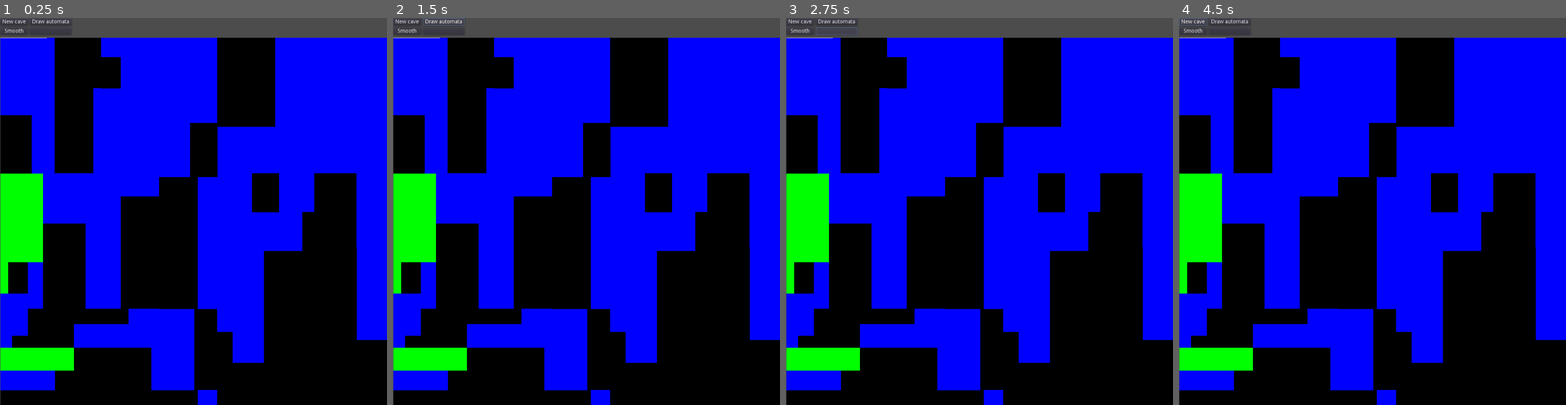
Above: before the commit, frames 1-4 (left to right).
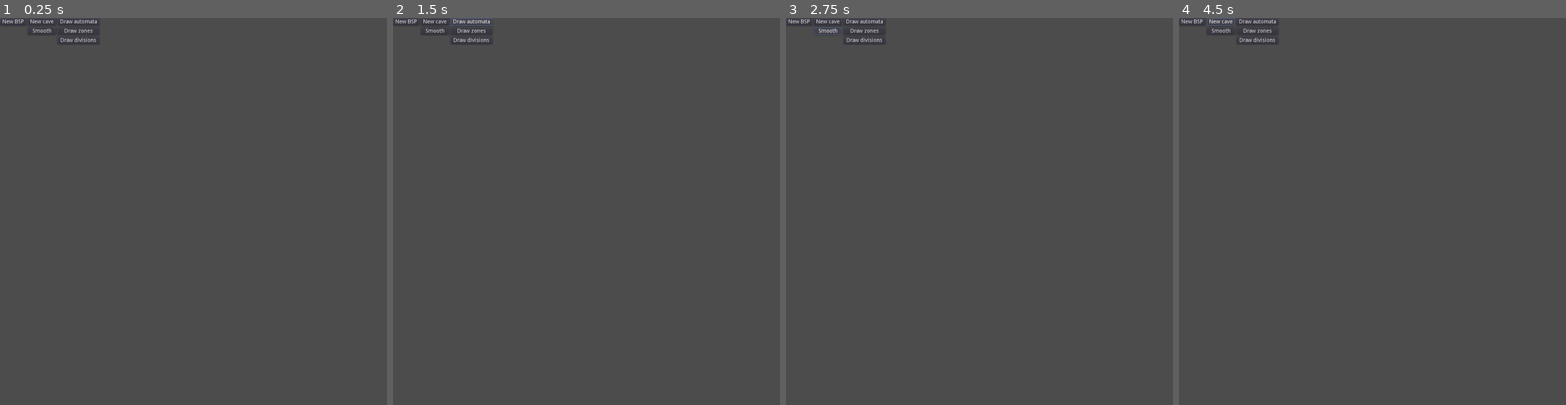
Above: after the commit, the same moments.

Repository: EpEpDragon/Project-Almond
Game: Godot game, scene res://WorldGen/WorldGen.tscn
The game is run twice, just before and just after one commit, with the same random seed, the same clock (stepped at 60 frames per second) and the same inputs. Before the commit the project starts from res://WorldGen/WorldGenTesting.tscn.
Inputs (mouse positions are in pixels of both pictures, inside the frame that each line leads up to):
- Up to frame 1 (0.25 s): no input
- Up to frame 2 (1.5 s): click "Smooth" at 0.5 s; click "Draw automata" at 1.25 s
- Up to frame 3 (2.75 s): click (836, 29) at 2.02 s
- Up to frame 4 (4.5 s): click (1256, 29) at 2.75 s, where only the run after the commit has a clickable "Draw zones"; click (1256, 41) at 3.5 s, where only the run after the commit has a clickable "Draw divisions"; click "New cave" at 4.25 s

The runs differ from the first frame. In frame 1, 95% of the frame differs, in the area x 0-100%, y 0-100%; in frame 2, 95%; in frame 3, 95%; in frame 4, 95%.

Commit message:
Clean
Cleaning of cave generator

Diff:
--- /dev/null
+++ b/3DProcGen.tscn
@@ -0,0 +1,3 @@
+[gd_scene format=2]
+
+[node name="Spatial" type="Spatial"]
--- a/WorldGen/BSP.gd
+++ b/WorldGen/BSP.gd
@@ -1,20 +1,15 @@
 extends Node2D
+
+onready var worldSize = $"..".worldSize
+onready var max_room_size = $"..".max_room_size
+
 var world_root = Vector2(0,0)
-var worldSize = Vector2(1200,1000)
-var max_room_size = 100000;
 var world = []
-var rand = RandomNumberGenerator.new()
-var chunkDraw = 0;
-var vec1 = Vector2(1,1)
+var rand : RandomNumberGenerator
 var tree_size = 0
 
-var drawMode = ["type", ""]
-
 func _ready():
-
-	rand.seed = 666
-	build()
-	print("fin")
+	rand = $"..".rand
 
 func build():
 	world.resize(1)
@@ -108,40 +103,3 @@
 		else:
 			world[node].type = "structure"
 	return
-
-func _input(event):
-	if event.is_action_released("drawNextChunk"):
-		chunkDraw += 1
-		update()
-	if event.is_action_released("drawPreviousChunk"):
-		chunkDraw -= 1
-		update()
-	if event.is_action_released("newMap"):
-		build()
-		update()
-		print("NBew")
-	if event.is_action_released("drawBSP"):
-		if drawMode[1] == "bsp":
-			drawMode[1] = "0"
-		else:
-			drawMode[1] = "bsp"
-		update()
-	if event.is_action_released("drawZone"):
-		if drawMode[0] == "type":
-			drawMode[0] = "0"
-		else:
-			drawMode[0] = "type"
-		update()
-
-func _draw():
-	for chunk in world:
-		if chunk:
-			if drawMode[0] == "type":
-				if chunk.type == "cave":
-					draw_rect(Rect2(chunk.origin + vec1, chunk.size + vec1), Color(0,0,1))
-				elif chunk.type == "structure":
-					draw_rect(Rect2(chunk.origin + vec1, chunk.size + vec1), Color(0,1,0))
-				else:
-					draw_rect(Rect2(chunk.origin + vec1, chunk.size + vec1), Color(0,0,0))
-			if chunk.type != "chunk" && drawMode[1] == "bsp":
-				draw_rect(Rect2(chunk.origin + vec1, chunk.size + vec1), Color(1,0,0), false)
--- a/WorldGen/CellularAutomata.gd
+++ b/WorldGen/CellularAutomata.gd
@@ -1,26 +1,22 @@
 extends Node2D
 
-var tile = Vector2(10,10)
+onready var tile = $"..".tileSize
+onready var BSP = $"../BSP"
+
+export var fillChance = 0.56
 var worldX
 var worldY
 var rand : RandomNumberGenerator
 var worldCurrent = []
-export var fillChance = 0.5
-var BSP
-var vec1 = Vector2(1,1)
-var draw
 
 func _ready():
-	BSP = get_tree().get_root().get_node("Node2D/BSP")
-	worldX = BSP.worldSize.x/10
-	worldY = BSP.worldSize.y/10
-
-	rand = RandomNumberGenerator.new()
-	rand.seed = 45645
-	prepWorld()
+	rand = $"..".rand
 
 func prepWorld():
 	#World current
+	worldX = BSP.worldSize.x/tile.x
+	worldY = BSP.worldSize.y/tile.y
+
 	worldCurrent.resize(worldY)
 	for y in worldY:
 		worldCurrent[y] = []
@@ -32,15 +28,12 @@
 	var treeSize = BSP.tree_size
 	var world = BSP.world
 
-	var children = 0;
 	if node*2+1 <= treeSize:
 		if world[node*2+1]:
 			randomizeZones(node*2+1)
-			children += 1
 	if node*2+2 <= treeSize:
 		if world[node*2+2]:
 			randomizeZones(node*2+2)
-			children += 1
 	if world[node].type == "cave":
 		randomizeRect(world[node].origin, world[node].size)
 	return
@@ -95,30 +88,3 @@
 			worldCurrent[y][x] = 1
 		elif neighbours < 4:
 			worldCurrent[y][x] = 0
-
-func _draw():
-	if draw:
-		for y in worldY:
-			for x in worldX:
-				if worldCurrent[y][x] == 1:
-					draw_rect(Rect2(Vector2(x*tile.x, y*tile.y) + vec1,tile + vec1), Color(0,0,0))
-				else:
-					draw_rect(Rect2(Vector2(x*tile.x, y*tile.y) + vec1,tile+  vec1), Color(1,1,1))
-	draw_line(Vector2(1,1), Vector2(121,1), Color(1,1,1))
-func _on_Button_pressed():
-	print("smooth")
-	smooth(10000)
-	update()
-
-func _on_Button2_pressed():
-	print("Cave gen")
-	randomizeZones(0)
-	#smooth(300000)
-	update()
-
-func _on_DrawAutomata_pressed():
-	if draw == false:
-		draw = true
-	else:
-		draw = false
-	update()
--- /dev/null
+++ b/WorldGen/Control.gd
@@ -0,0 +1,81 @@
+extends Node2D
+
+#warning-ignore:unused_class_variable
+export var worldSize = Vector2(2000,1200)
+#warning-ignore:unused_class_variable
+export var max_room_size = 100000;
+
+export var tileSize = Vector2(10,10)
+export var Seed = 666
+
+var rand = RandomNumberGenerator.new()
+var drawMode = ["type", "", "Automata"]
+onready var BSP = $"./BSP"
+onready var CellularAutomata = $"./CellularAutomata"
+
+func _ready():
+	rand.seed = Seed
+
+	BSP.build()
+	CellularAutomata.prepWorld()
+	CellularAutomata.randomizeZones(0)
+	CellularAutomata.smooth(300000)
+
+func _on_DrawAutomata_pressed():
+	if drawMode[2] == "Automata":
+		drawMode[2] = ""
+	else:
+		drawMode[2] = "Automata"
+	update()
+
+func _on_Smooth_pressed():
+	print("smooth")
+	CellularAutomata.smooth(10000)
+	update()
+
+func _on_NewCave_pressed():
+	print("Cave gen")
+	CellularAutomata.prepWorld()
+	CellularAutomata.randomizeZones(0)
+	CellularAutomata.smooth(300000)
+	update()
+
+func _on_NewBSP_pressed():
+		BSP.build()
+		update()
+
+func _on_DrawZones_pressed():
+		if drawMode[0] == "type":
+			drawMode[0] = "0"
+		else:
+			drawMode[0] = "type"
+		update()
+
+func _on_DrawDivisions_pressed():
+		if drawMode[1] == "bsp":
+			drawMode[1] = "0"
+		else:
+			drawMode[1] = "bsp"
+		update()
+
+func _draw():
+#	for y in CellularAutomata.worldY:
+#		for x in CellularAutomata.worldX:
+#			if CellularAutomata.worldCurrent[y][x] == 1:
+#				draw_rect(Rect2(Vector2(x*tileSize.x, y*tileSize.y) + Vector2.ONE,tileSize + Vector2.ONE), Color(0,0,0))
+#			else:
+#				draw_rect(Rect2(Vector2(x*tileSize.x, y*tileSize.y) + Vector2.ONE,tileSize +  Vector2.ONE), Color(1,1,1))
+#	draw_line(Vector2(1,1), Vector2(121,1), Color(1,1,1))
+#
+#	for chunk in BSP.world:
+#		if chunk:
+#			if drawMode[0] == "type":
+#				if chunk.type == "cave" && drawMode[2] == "":
+#					draw_rect(Rect2(chunk.origin + Vector2.ONE, chunk.size + Vector2.ONE), Color(0,0,1))
+#				elif chunk.type == "structure":
+#					draw_rect(Rect2(chunk.origin + Vector2.ONE, chunk.size + Vector2.ONE), Color("#615d52"))
+#				elif drawMode[2] == "":
+#					draw_rect(Rect2(chunk.origin + Vector2.ONE, chunk.size + Vector2.ONE), Color(0,0,0))
+#			if chunk.type != "chunk" && drawMode[1] == "bsp":
+#				draw_rect(Rect2(chunk.origin + Vector2.ONE, chunk.size + Vector2.ONE), Color(1,0,0), false)
+	pass
--- /dev/null
+++ b/WorldGen/WorldGen.tscn
@@ -0,0 +1,73 @@
+[gd_scene load_steps=4 format=2]
+
+[ext_resource path="res://WorldGen/Control.gd" type="Script" id=1]
+[ext_resource path="res://WorldGen/BSP.gd" type="Script" id=2]
+[ext_resource path="res://WorldGen/CellularAutomata.gd" type="Script" id=3]
+
+[node name="WorldGen" type="Node2D"]
+
+[node name="Control" type="Node2D" parent="."]
+position = Vector2( 0, 80 )
+script = ExtResource( 1 )
+
+[node name="BSP" type="Node2D" parent="Control"]
+script = ExtResource( 2 )
+
+[node name="CellularAutomata" type="Node2D" parent="Control"]
+script = ExtResource( 3 )
+
+[node name="HBoxContainer" type="HBoxContainer" parent="."]
+
+[node name="BSP" type="VBoxContainer" parent="HBoxContainer"]
+margin_right = 68.0
+margin_bottom = 68.0
+
+[node name="NewBSP" type="Button" parent="HBoxContainer/BSP"]
+margin_right = 68.0
+margin_bottom = 20.0
+text = "New BSP"
+
+[node name="Automata" type="VBoxContainer" parent="HBoxContainer"]
+margin_left = 72.0
+margin_right = 145.0
+margin_bottom = 68.0
+
+[node name="NewCave" type="Button" parent="HBoxContainer/Automata"]
+margin_right = 73.0
+margin_bottom = 20.0
+text = "New cave"
+
+[node name="Smooth" type="Button" parent="HBoxContainer/Automata"]
+margin_top = 24.0
+margin_right = 73.0
+margin_bottom = 44.0
+text = "Smooth"
+
+[node name="Draw" type="VBoxContainer" parent="HBoxContainer"]
+margin_left = 149.0
+margin_right = 257.0
+margin_bottom = 68.0
+
+[node name="DrawAutomata" type="Button" parent="HBoxContainer/Draw"]
+margin_right = 108.0
+margin_bottom = 20.0
+text = "Draw automata"
+
+[node name="DrawZones" type="Button" parent="HBoxContainer/Draw"]
+margin_top = 24.0
+margin_right = 108.0
+margin_bottom = 44.0
+text = "Draw zones"
+
+[node name="DrawDivisions" type="Button" parent="HBoxContainer/Draw"]
+margin_top = 48.0
+margin_right = 108.0
+margin_bottom = 68.0
+text = "Draw divisions"
+
+[connection signal="pressed" from="HBoxContainer/BSP/NewBSP" to="Control" method="_on_NewBSP_pressed"]
+[connection signal="pressed" from="HBoxContainer/Automata/NewCave" to="Control" method="_on_NewCave_pressed"]
+[connection signal="pressed" from="HBoxContainer/Automata/Smooth" to="Control" method="_on_Smooth_pressed"]
+[connection signal="pressed" from="HBoxContainer/Draw/DrawAutomata" to="Control" method="_on_DrawAutomata_pressed"]
+[connection signal="pressed" from="HBoxContainer/Draw/DrawZones" to="Control" method="_on_DrawZones_pressed"]
+[connection signal="pressed" from="HBoxContainer/Draw/DrawDivisions" to="Control" method="_on_DrawDivisions_pressed"]
--- a/WorldGen/WorldGenTesting.tscn
+++ /dev/null
@@ -1,50 +0,0 @@
-[gd_scene load_steps=3 format=2]
-
-[ext_resource path="res://WorldGen/BSP.gd" type="Script" id=1]
-[ext_resource path="res://WorldGen/CellularAutomata.gd" type="Script" id=2]
-
-[node name="Node2D" type="Node2D"]
-
-[node name="BSP" type="Node2D" parent="."]
-position = Vector2( 0, 50 )
-script = ExtResource( 1 )
-
-[node name="CellularAutomata" type="Node2D" parent="."]
-position = Vector2( 0, 50 )
-script = ExtResource( 2 )
-
-[node name="HBoxContainer" type="HBoxContainer" parent="."]
-
-[node name="VBoxContainer" type="VBoxContainer" parent="HBoxContainer"]
-margin_right = 73.0
-margin_bottom = 44.0
-
-[node name="Button2" type="Button" parent="HBoxContainer/VBoxContainer"]
-margin_right = 73.0
-margin_bottom = 20.0
-text = "New cave"
-
-[node name="Button" type="Button" parent="HBoxContainer/VBoxContainer"]
-margin_top = 24.0
-margin_right = 73.0
-margin_bottom = 44.0
-text = "Smooth"
-
-[node name="VBoxContainer2" type="VBoxContainer" parent="HBoxContainer"]
-margin_left = 77.0
-margin_right = 185.0
-margin_bottom = 44.0
-
-[node name="DrawAutomata" type="Button" parent="HBoxContainer/VBoxContainer2"]
-margin_right = 108.0
-margin_bottom = 20.0
-text = "Draw automata"
-
-[node name="Button2" type="Button" parent="HBoxContainer/VBoxContainer2"]
-margin_top = 24.0
-margin_right = 108.0
-margin_bottom = 44.0
-
-[connection signal="pressed" from="HBoxContainer/VBoxContainer/Button2" to="CellularAutomata" method="_on_Button2_pressed"]
-[connection signal="pressed" from="HBoxContainer/VBoxContainer/Button" to="CellularAutomata" method="_on_Button_pressed"]
-[connection signal="pressed" from="HBoxContainer/VBoxContainer2/DrawAutomata" to="CellularAutomata" method="_on_DrawAutomata_pressed"]
--- a/project.godot
+++ b/project.godot
@@ -16,7 +16,7 @@
 [application]
 
 config/name="Project_Almond"
-run/main_scene="res://WorldGen/WorldGenTesting.tscn"
+run/main_scene="res://WorldGen/WorldGen.tscn"
 config/icon="res://icon.png"
 
 [display]
@@ -93,16 +93,6 @@
 "events": [ Object(InputEventKey,"resource_local_to_scene":false,"resource_name":"","device":0,"alt":false,"shift":false,"control":false,"meta":false,"command":false,"pressed":false,"scancode":70,"unicode":0,"echo":false,"script":null)
  ]
 }
-drawNextChunk={
-"deadzone": 0.5,
-"events": [ Object(InputEventKey,"resource_local_to_scene":false,"resource_name":"","device":0,"alt":false,"shift":false,"control":false,"meta":false,"command":false,"pressed":false,"scancode":16777233,"unicode":0,"echo":false,"script":null)
- ]
-}
-drawPreviousChunk={
-"deadzone": 0.5,
-"events": [ Object(InputEventKey,"resource_local_to_scene":false,"resource_name":"","device":0,"alt":false,"shift":false,"control":false,"meta":false,"command":false,"pressed":false,"scancode":16777231,"unicode":0,"echo":false,"script":null)
- ]
-}
 newMap={
 "deadzone": 0.5,
 "events": [ Object(InputEventKey,"resource_local_to_scene":false,"resource_name":"","device":0,"alt":false,"shift":false,"control":false,"meta":false,"command":false,"pressed":false,"scancode":16777232,"unicode":0,"echo":false,"script":null)
